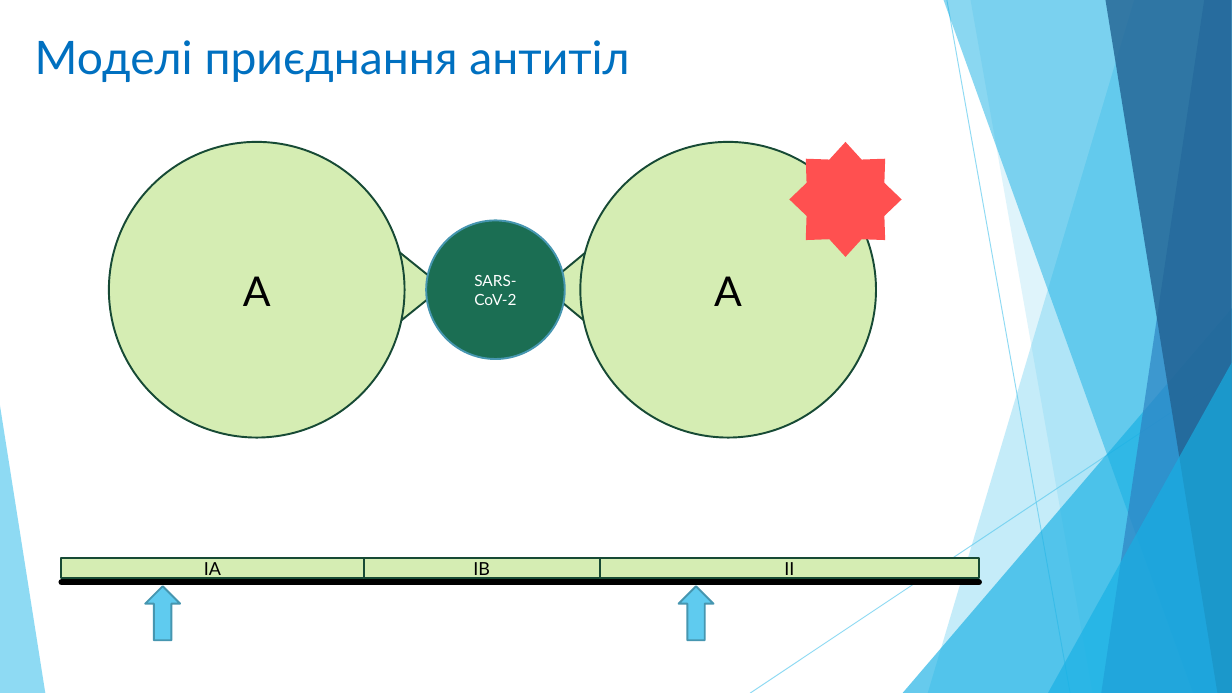
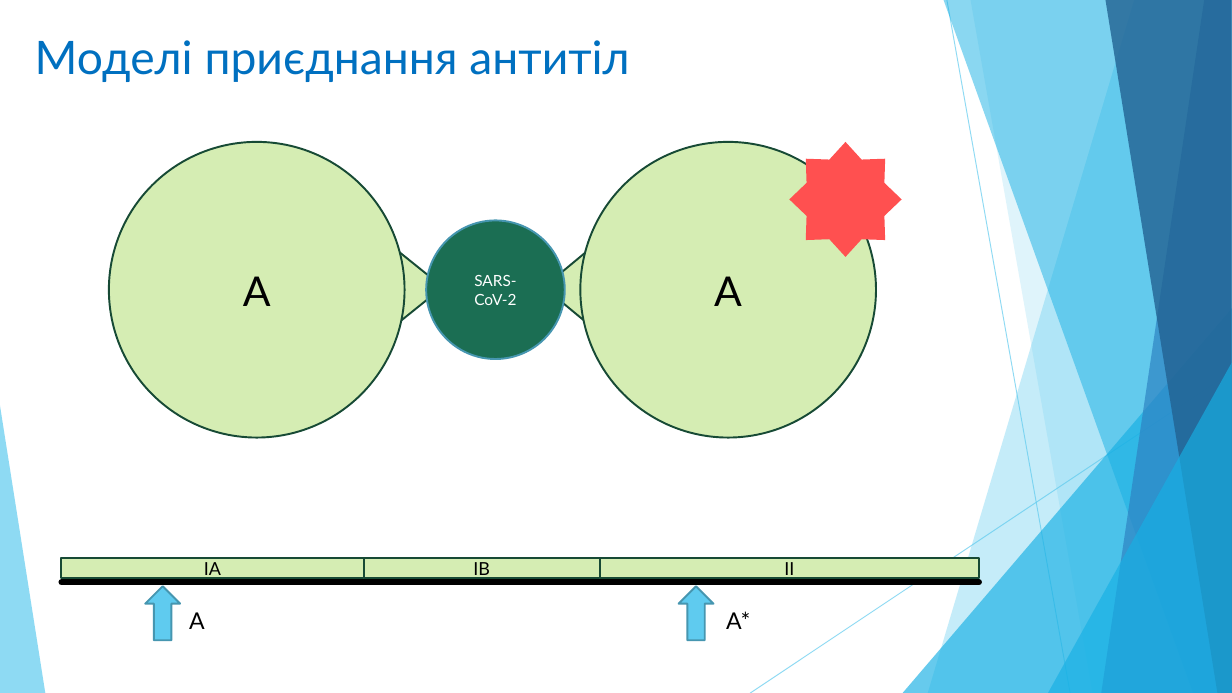
Before and after one commit to zelo2000/Xema, a slide deck: slide 3 of Documents/Зелінський_Олександр.pptx (slide 2 before the commit). Drawn at 1232x693 pixels with LibreOffice and Linux fonts; fonts in the diff are those of the drawing. Boxes give left, top, right and bottom in pixels: in the first picture for what was removed or moved away, otherwise in the second. Text is boxed around its words. In the diff, an @@ line names an element or a change of style, - is before the commit and + after.

```diff
--- a/Documents/Зелінський_Олександр.pptx
+++ b/Documents/Зелінський_Олександр.pptx
@@ text added at box(189, 612, 205, 629), 18 pt, text #000000 @@
+A
@@ text added at box(726, 611, 750, 629), 18 pt, text #000000 @@
+A*
```
Also in this commit, not shown: 2 other slides changed, 1 slide added, 1 other file.
